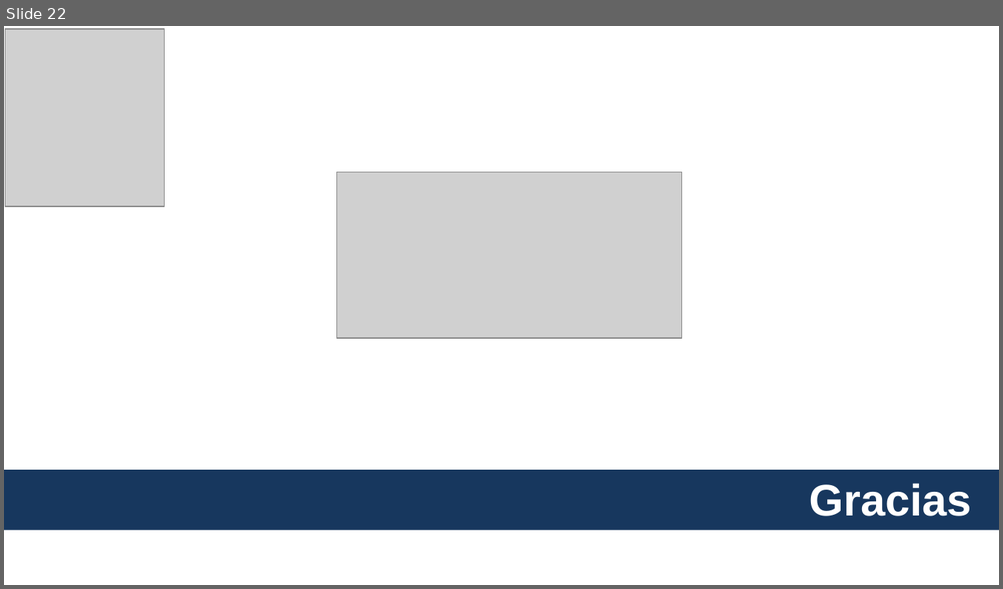
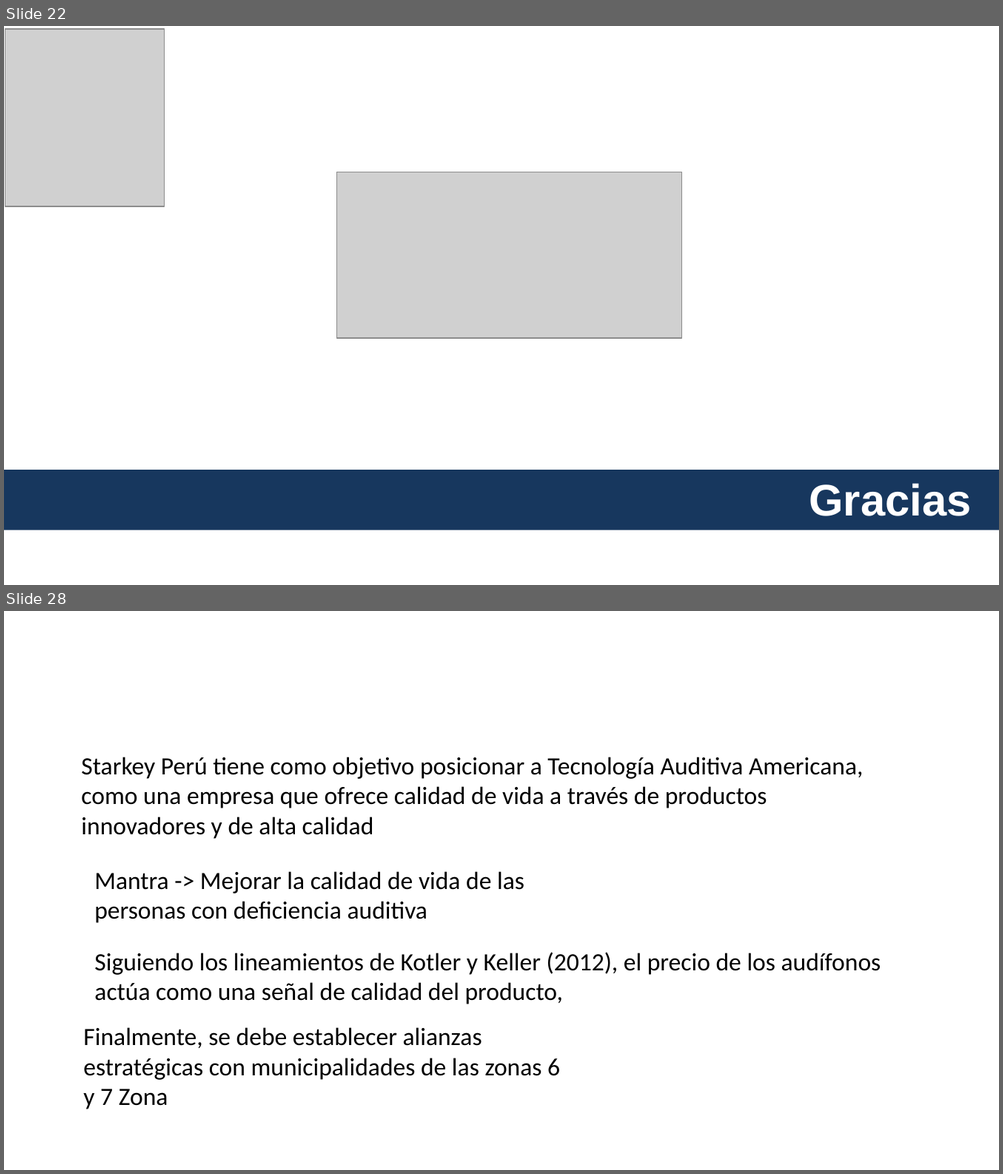
Before and after one commit to dmontjoy/starkey, a slide deck: PresentaciónStarkey.pptx. Shown one above the other, each under a label of ours: slide 22 before the commit, slides 22 and 28 after it; the slides between them are not shown. The pictures are 1003x589 and 1003x1174 pixels, drawn with LibreOffice and Linux fonts; fonts in the diff are those of the drawing; grey boxes stand for pictures; background and template pictures are left out. Boxes give left, top, right and bottom in pixels: in the first picture for what was removed or moved away, otherwise in the second. Text is boxed around its words. In the diff, an @@ line names an element or a change of style, - is before the commit and + after.

```diff
--- a/PresentaciónStarkey.pptx
+++ b/PresentaciónStarkey.pptx
@@ slide 28 added at <box>4,611,999,1170</box>, background #FFFFFF @@
@@ text added at <box>81,757,862,839</box>, 18 pt, text #000000 @@
+Starkey Perú tiene como objetivo posicionar a Tecnología Auditiva Americana, como una empresa que ofrece calidad de vida a través de productos innovadores y de alta calidad
@@ text added at <box>94,871,524,923</box>, 18 pt, text #000000 @@
+Mantra -> Mejorar la calidad de vida de las personas con deficiencia auditiva
@@ text added at <box>94,952,881,1005</box>, 18 pt, text #000000 @@
+Siguiendo los lineamientos de Kotler y Keller (2012), el precio de los audífonos actúa como una señal de calidad del producto,
@@ text added at <box>83,1028,560,1110</box>, 18 pt, text #000000 @@
+Finalmente, se debe establecer alianzas estratégicas con municipalidades de las zonas 6 y 7 Zona
```
Also in this commit, not shown: 6 other slides added, 22 other files.
